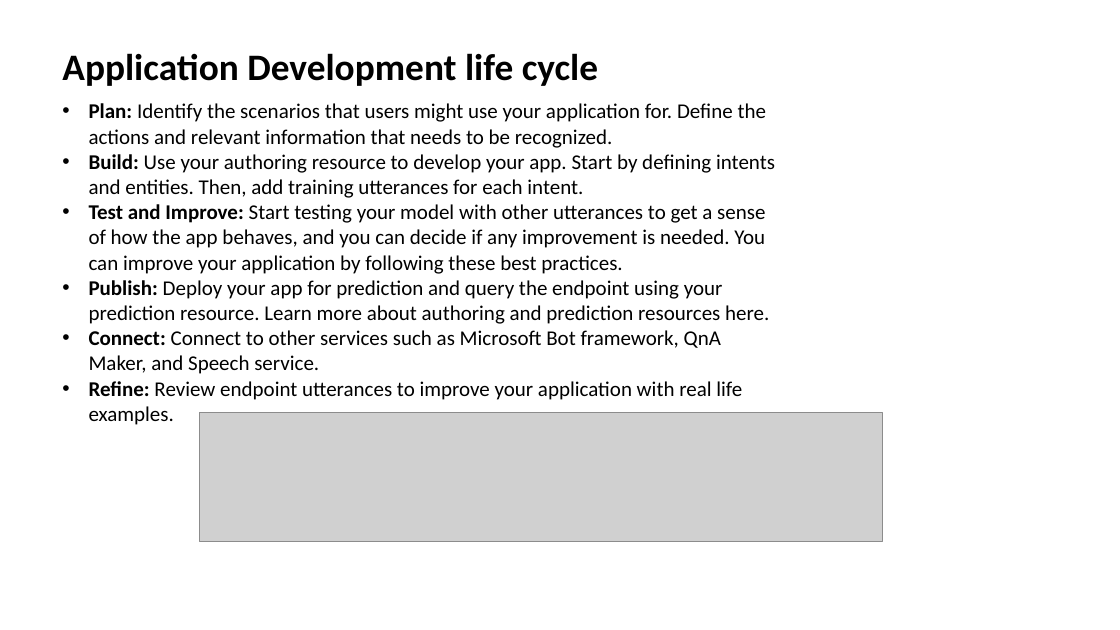
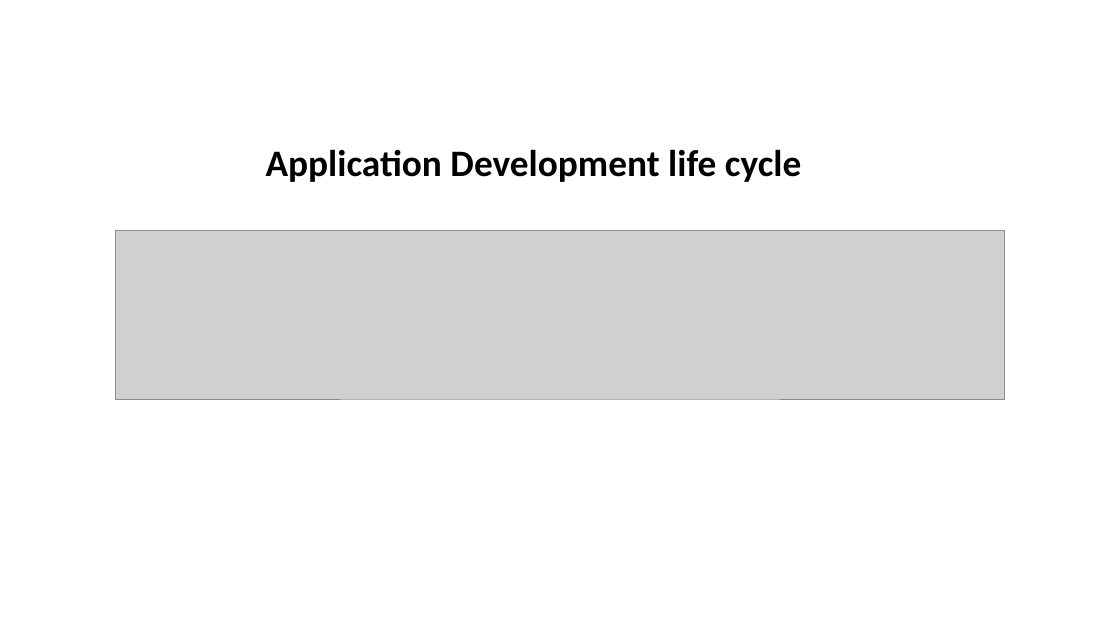
Before and after one commit to mansijain014/HR-Bot, a slide deck: slide 11 of Slide Deck/Conversational AI Build NLU model using LUIS(MLSA).pptx (slide 12 before the commit). Drawn at 1120x630 pixels with LibreOffice and Linux fonts; fonts in the diff are those of the drawing; grey boxes stand for pictures; background and template pictures are left out. Boxes give left, top, right and bottom in pixels: in the first picture for what was removed or moved away, otherwise in the second. Text is boxed around its words. In the diff, an @@ line names an element or a change of style, - is before the commit and + after.

```diff
--- a/Slide Deck/Conversational AI Build NLU model using LUIS(MLSA).pptx
+++ b/Slide Deck/Conversational AI Build NLU model using LUIS(MLSA).pptx
@@ text removed at bbox=[89, 103, 775, 425] @@
-• Plan: Identify the scenarios that users might use your application for. Define the actions and relevant information that needs to be recognized.
-• Build: Use your authoring resource to develop your app. Start by defining intents and entities. Then, add training utterances for each intent.
-• Test and Improve: Start testing your model with other utterances to get a sense of how the app behaves, and you can decide if any improvement is needed. You can improve your application by following these best practices.
-• Publish: Deploy your app for prediction and query the endpoint using your prediction resource. Learn more about authoring and prediction resources here.
-• Connect: Connect to other services such as Microsoft Bot framework, QnA Maker, and Speech service.
-• Refine: Review endpoint utterances to improve your application with real life examples.
@@ title "Application Development life cycle": place and size @@
-title "Application Development life cycle" at bbox=[62, 53, 598, 86]
+title "Application Development life cycle" at bbox=[266, 149, 801, 182]
@@ picture: place and size @@
-picture at bbox=[199, 413, 882, 542]
+picture at bbox=[116, 231, 1005, 399]
```
Also in this commit, not shown: 6 other slides changed, 2 slides added, 4 slides removed, 1 other file.
